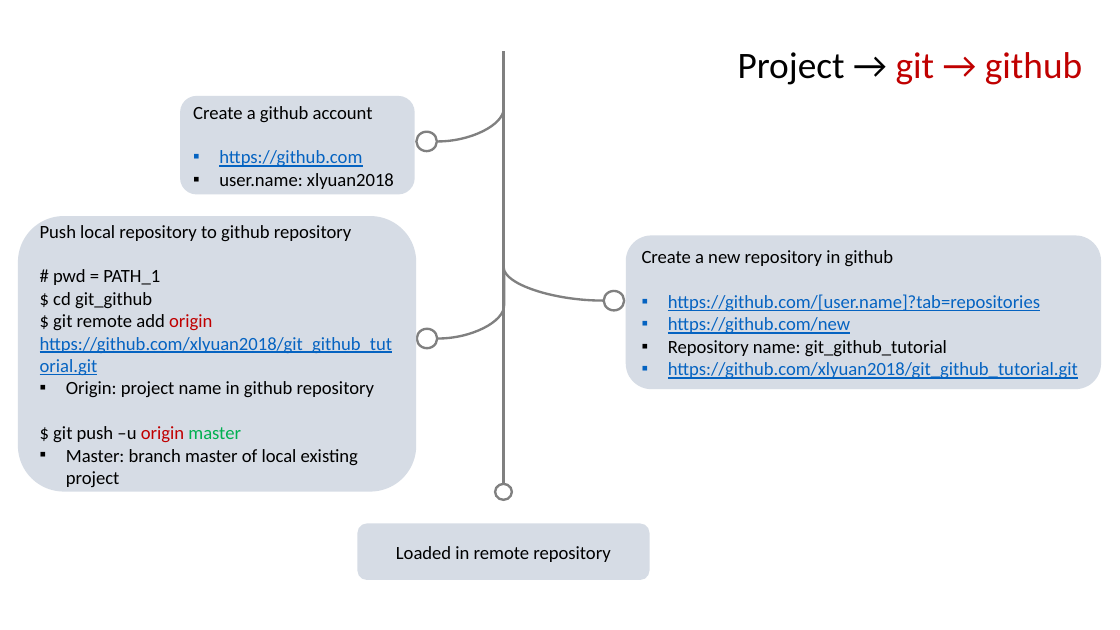
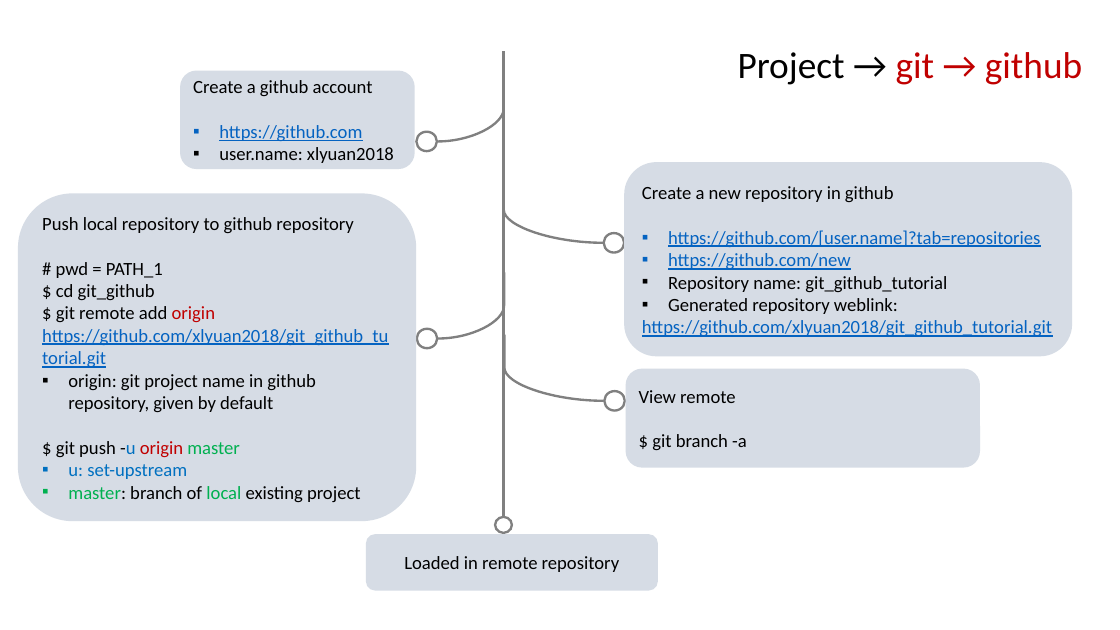
Before and after one commit to xlyuan2018/git_github_tutorial, a slide deck: slide 12 of Git_GitHub.pptx (slide 11 before the commit). Drawn at 1120x630 pixels with LibreOffice and Linux fonts; fonts in the diff are those of the drawing. Boxes give left, top, right and bottom in pixels: in the first picture for what was removed or moved away, otherwise in the second. Text is boxed around its words. In the diff, an @@ line names an element or a change of style, - is before the commit and + after.

Commit message:
test branch

```diff
--- a/Git_GitHub.pptx
+++ b/Git_GitHub.pptx
@@ line moved from (503, 51) - (503, 485) to (503, 51) - (503, 518) @@
@@ rounded rectangle "Create a github account": place and size @@
-rounded rectangle "Create a github account" at bbox=[180, 96, 414, 194]
+rounded rectangle "Create a github account" at bbox=[180, 71, 414, 169]
@@ curved line moved from (504, 234) - (603, 301) to (504, 176) - (603, 243) @@
@@ rounded rectangle "Create a new repository in ...": place and size @@
-rounded rectangle "Create a new repository in ..." at bbox=[626, 235, 1102, 389]
+rounded rectangle "Create a new repository in ..." at bbox=[624, 162, 1072, 356]
@@ rounded rectangle "Push local repository to github ...": place and size @@
-rounded rectangle "Push local repository to github ..." at bbox=[18, 216, 416, 492]
+rounded rectangle "Push local repository to github ..." at bbox=[18, 193, 416, 521]
@@ ellipse: place and size @@
-ellipse at bbox=[604, 291, 624, 310]
+ellipse at bbox=[604, 233, 624, 252]
@@ text in rounded rectangle at bbox=[668, 298, 898, 314]: paragraph added @@
+▪ Generated repository weblink:
@@ text in rounded rectangle at bbox=[642, 320, 1052, 337]: bullet ▪ to none @@
@@ curved line added from (505, 334) to (604, 401), #808080 2 pt @@
@@ text in rounded rectangle at bbox=[56, 374, 361, 502]: text changed @@
-▪ Origin: project name in github repository
-$ git push –u origin master
-▪ Master: branch master of local existing project
+▪ origin: git project name in github repository, given by default
+$ git push -u origin master
+▪ u: set-upstream
+▪ master: branch of local existing project
@@ rounded rectangle added at bbox=[626, 369, 981, 468], fill #D6DCE5, 16 pt, text #000000 @@
+View remote
+$ git branch -a
@@ ellipse added at bbox=[604, 392, 624, 411], outline #808080 2 pt @@
@@ rounded rectangle "Loaded in remote repository": place and size @@
-rounded rectangle "Loaded in remote repository" at bbox=[358, 523, 650, 580]
+rounded rectangle "Loaded in remote repository" at bbox=[366, 534, 659, 591]
@@ ellipse: place and size @@
-ellipse at bbox=[495, 484, 512, 500]
+ellipse at bbox=[495, 517, 512, 533]
```
Also in this commit, not shown: 17 other slides changed, 1 slide added, 5 slides removed, 2 other files.
